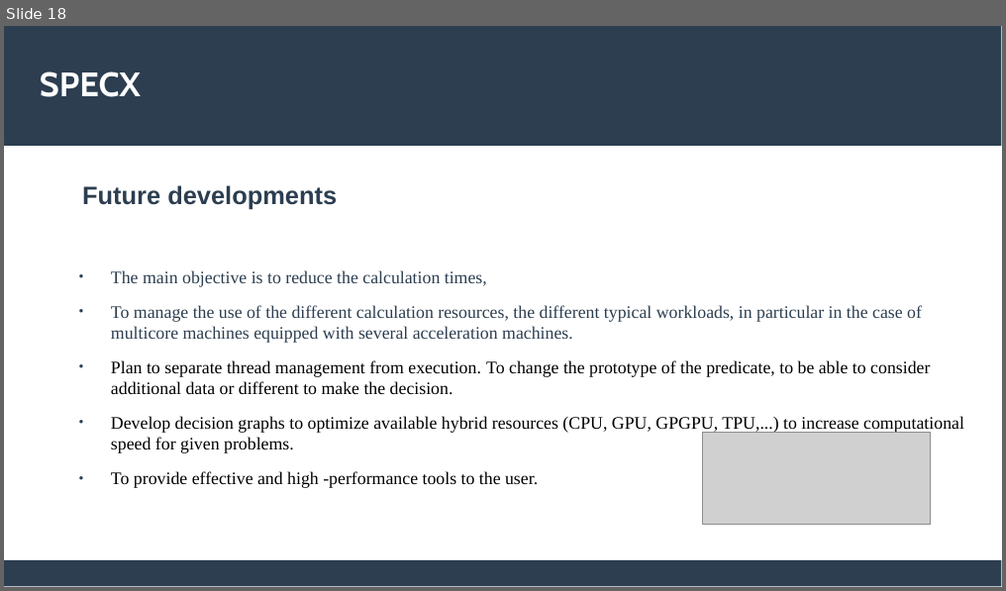
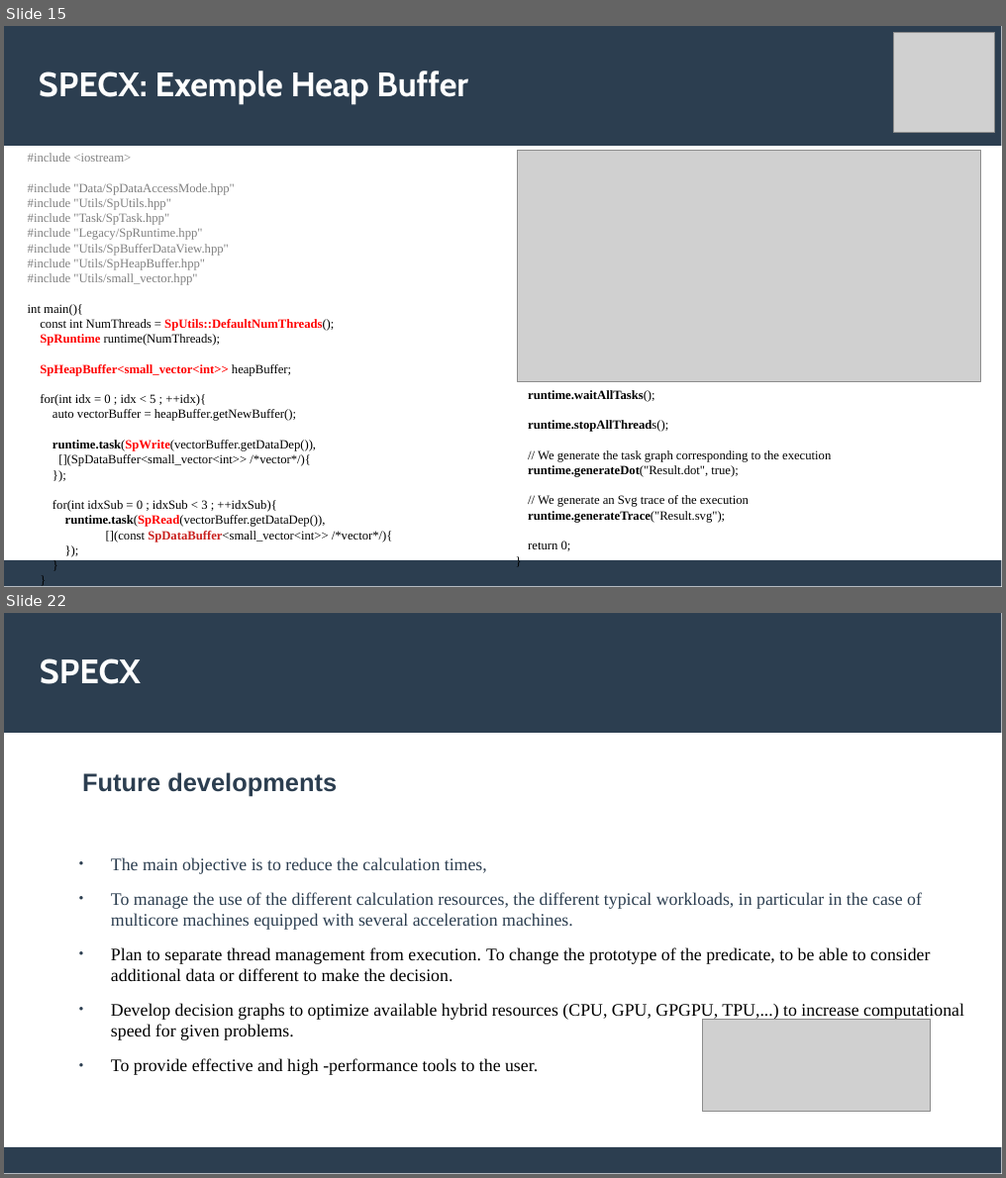
Before and after one commit to lemoinep/ParallelProgramming, a slide deck: MySlides/Session6_ParallelProgramming_Specx.pptx. Shown one above the other, each under a label of ours: slide 18 before the commit, slides 15 and 22 after it; the slides between them are not shown. The pictures are 1006x591 and 1006x1178 pixels, drawn with LibreOffice and Linux fonts; fonts in the diff are those of the drawing; grey boxes stand for pictures. Boxes give left, top, right and bottom in pixels: in the first picture for what was removed or moved away, otherwise in the second. Text is boxed around its words. In the diff, an @@ line names an element or a change of style, - is before the commit and + after.

Commit message:
Update31-SPECX

```diff
--- a/MySlides/Session6_ParallelProgramming_Specx.pptx
+++ b/MySlides/Session6_ParallelProgramming_Specx.pptx
@@ slide 15 added at (4,26,1002,587), background #FFFFFF; not listed: 2 template elements that a slide beside it also shows @@
@@ picture added at (894,32,995,133) @@
@@ text added at (39,71,468,105), 27 pt, text #FFFFFF, bold @@
+SPECX: Exemple Heap Buffer
@@ text added at (28,153,393,543), 10 pt, text #000000 @@
+#include <iostream>
+#include "Data/SpDataAccessMode.hpp"
+#include "Utils/SpUtils.hpp"
+#include "Task/SpTask.hpp"
+#include "Legacy/SpRuntime.hpp"
+#include "Utils/SpBufferDataView.hpp"
+#include "Utils/SpHeapBuffer.hpp"
+#include "Utils/small_vector.hpp"
+int main(){
+const int NumThreads = SpUtils::DefaultNumThreads();
+SpRuntime runtime(NumThreads);
+SpHeapBuffer<small_vector<int>> heapBuffer;
+for(int idx = 0 ; idx < 5 ; ++idx){
+auto vectorBuffer = heapBuffer.getNewBuffer();
+runtime.task(SpWrite(vectorBuffer.getDataDep()),
+[](SpDataBuffer<small_vector<int>> /*vector*/){
+});
+for(int idxSub = 0 ; idxSub < 3 ; ++idxSub){
+runtime.task(SpRead(vectorBuffer.getDataDep()),
+[](const SpDataBuffer<small_vector<int>> /*vector*/){
+});
+}
+}
@@ picture added at (518,151,981,382) @@
@@ text added at (528,390,831,552), 10 pt, text #000000 @@
+runtime.waitAllTasks();
+runtime.stopAllThreads();
+// We generate the task graph corresponding to the execution
+runtime.generateDot("Result.dot", true);
+// We generate an Svg trace of the execution
+runtime.generateTrace("Result.svg");
+return 0;
+}
@@ what was slide 18 is now slide 22 @@
```
Also in this commit, not shown: 6 other slides added, 3 slides removed, 1 other file.
